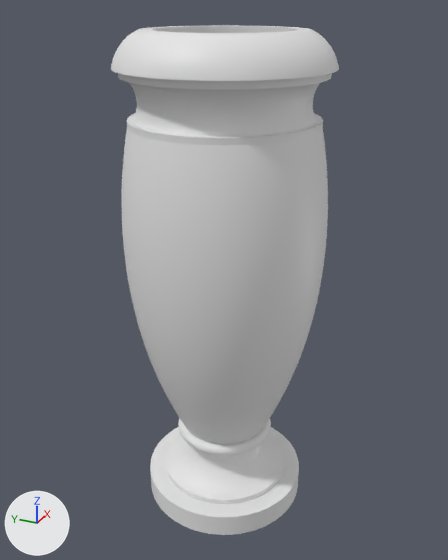
What one commit did to the glTF model public/models/Vases/Round Vase/Round Vase 4 x 10.glb.
Camera for both pictures: a camera (50 mm lens) standing at (-0.27, -0.121, 0.267) and looking at (0.002, 0.001, 0.132). The lights are fixed; the arrows at lower left show +X, +Y and +Z. Where no turn or scale is listed for an object, it has been applied to the vertices. Vertices at the same position are counted once.

The first picture shows '图形049'.
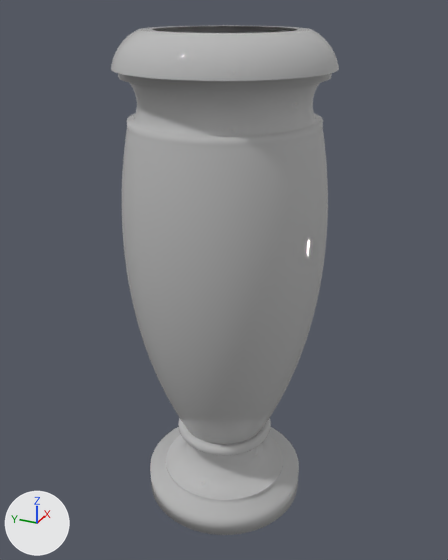
Where the newer file only moved an object's origin or applied its transform, the numbers keep the older frame.

What differs and where, as boxes (x1, y1, x2, y2) in the pictures (448 x 560 px; the box of a moved part takes in the faces that stretch with it):
part 1 of me_图形049, deleted: before (152, 26, 297, 33)
part 2 of me_图形049, moved or reshaped: before (118, 47, 295, 74); after (117, 47, 295, 75)
part 3 of me_图形049, recoloured: (117, 66, 285, 500) in both

The change, as a list of edits to the scene's bpy script:
```text
Add mat_wire_252252252:
    mat_wire_252252252 = principled_material('wire_252252252')
    mat_wire_252252252.base_color = (0.5, 0.5, 0.5)  # grey #bcbcbc
    mat_wire_252252252.roughness = 0.0
Change me_图形049:
    used by ob_图形049; location = (0.0, 0.0, 0.127)
    remove me_图形049.from_pydata(...)  # 44790 vertices, 88408 faces; spans x -0.051..0.051, y -0.051..0.051, z -0.127..0.127
    add me_图形049.from_pydata(...)  # 44641 vertices, 87960 faces; spans x -0.051..0.051, y -0.051..0.051, z -0.127..0.127
    me_图形049 part 1: 132 vertices removed from x -0.032..0.032, y -0.032..0.032, z 0.0
    me_图形049 part 2: 16 vertices removed from x -0.04..0.04, y -0.04..0.04, z 0.114..0.12; 16 vertices added at x -0.041..0.041, y -0.041..0.041, z 0.114..0.12
    me_图形049 part 3: 546 faces spanning x -0.044..0.042, y -0.044..0.043, z -0.127..0.12 switch from no material to mat_wire_252252252 (grey #bcbcbc)
```
